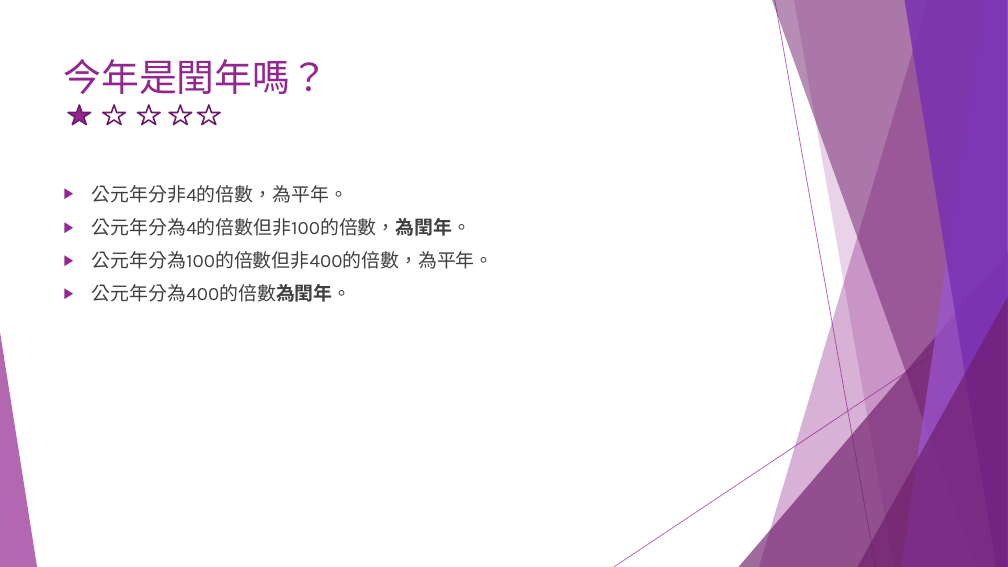
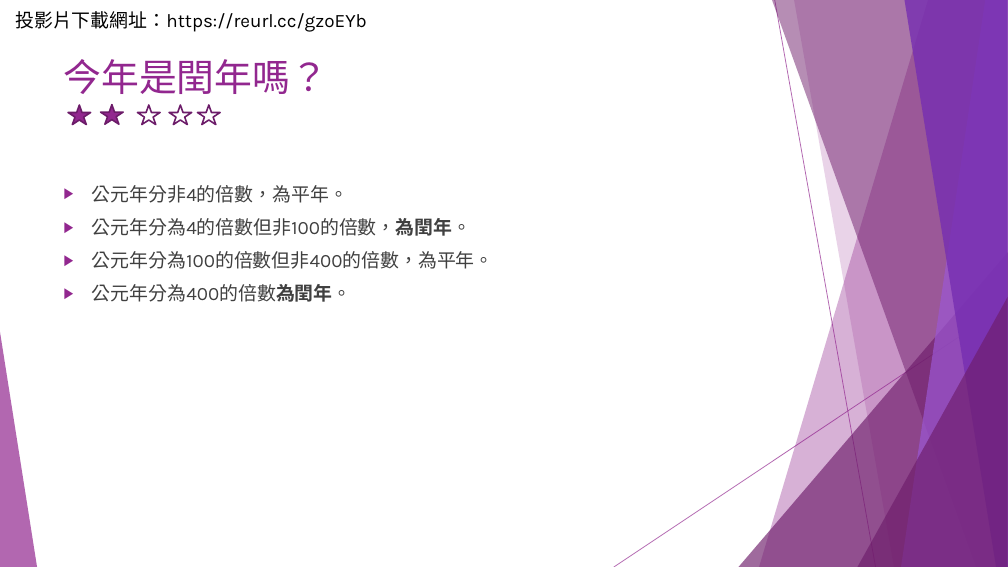
Before and after one commit to liulawsi/My_PPTs, a slide deck: slide 13 of LCC/Python/A1_邏輯思考訓練題.pptx (slide 12 before the commit). Drawn at 1008x567 pixels with LibreOffice and Linux fonts; fonts in the diff are those of the drawing. Boxes give left, top, right and bottom in pixels: in the first picture for what was removed or moved away, otherwise in the second. Text is boxed around its words. In the diff, an @@ line names an element or a change of style, - is before the commit and + after.

```diff
--- a/LCC/Python/A1_邏輯思考訓練題.pptx
+++ b/LCC/Python/A1_邏輯思考訓練題.pptx
@@ text added at box(15, 11, 367, 32), 18 pt, text #000000 @@
+投影片下載網址：https://reurl.cc/gzoEYb
@@ star at box(101, 104, 123, 124): fill none to #92278F @@
```
Also in this commit, not shown: 57 other slides changed, 3 slides added, 1 slide removed, 1 other file.
